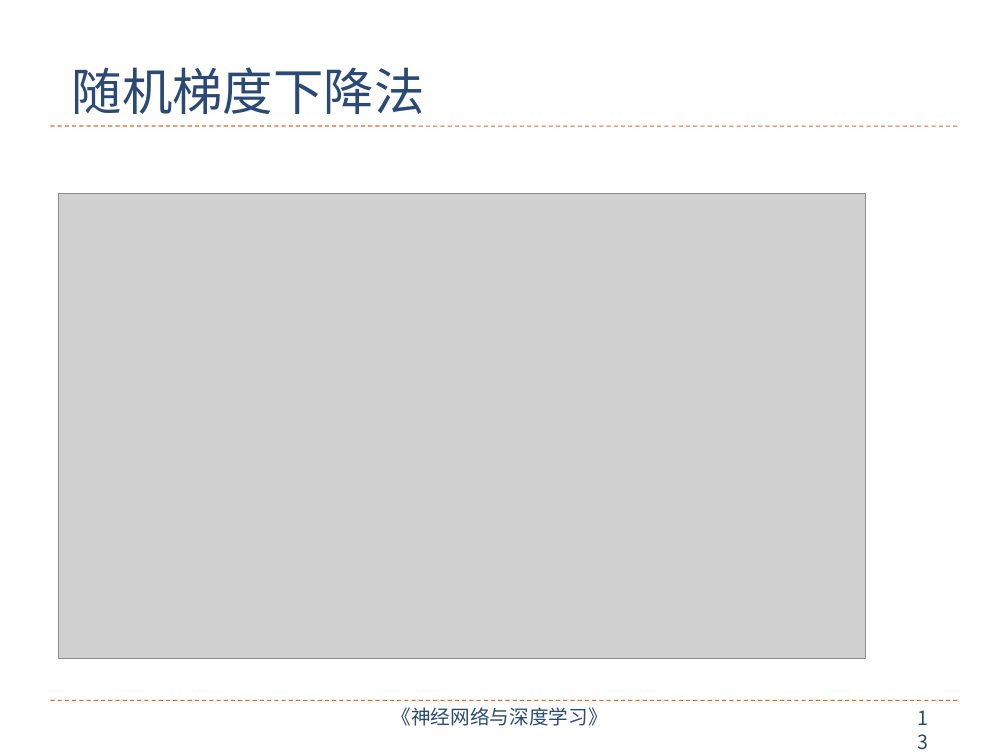
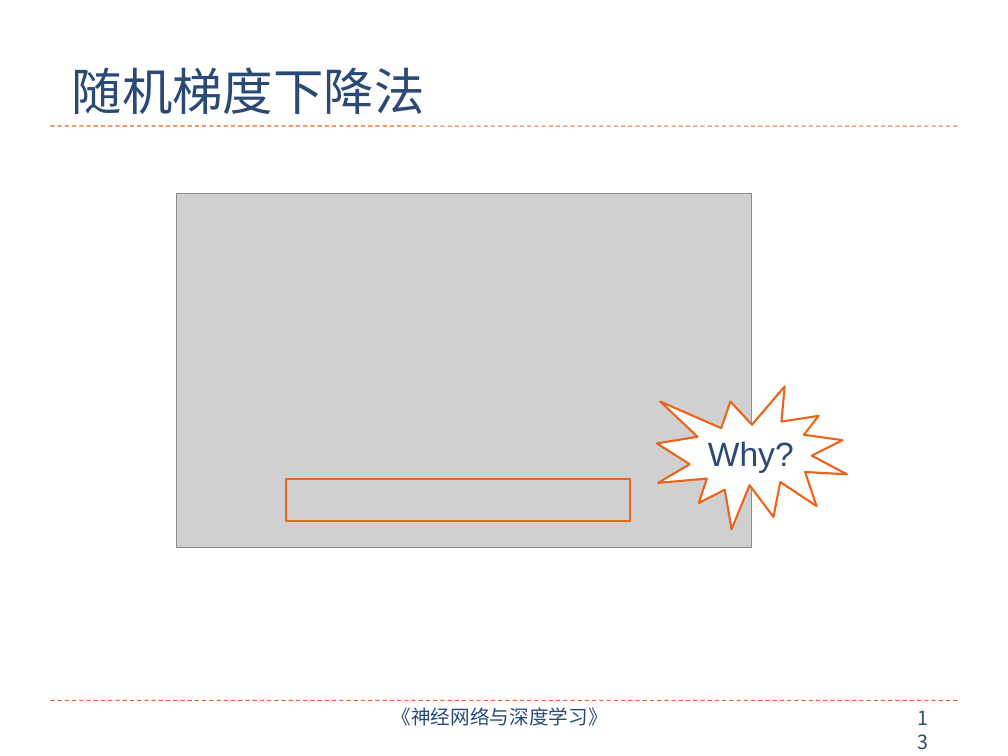
Before and after one commit to nndl/nndl.github.io, a slide deck: slide 13 of ppt/chap-机器学习概述.pptx. Drawn at 1008x756 pixels with LibreOffice and Linux fonts; fonts in the diff are those of the drawing; grey boxes stand for pictures. Boxes give left, top, right and bottom in pixels: in the first picture for what was removed or moved away, otherwise in the second. Text is boxed around its words. In the diff, an @@ line names an element or a change of style, - is before the commit and + after.

```diff
--- a/ppt/chap-机器学习概述.pptx
+++ b/ppt/chap-机器学习概述.pptx
@@ picture resized from (x1=58, y1=194, x2=865, y2=659) to (x1=176, y1=194, x2=752, y2=547) @@
@@ irregular seal added at (x1=657, y1=386, x2=847, y2=529), fill #FFFFFF, outline #EB641B 1.5 pt, 24 pt, text #2A4A75 @@
+Why?
@@ rectangle added at (x1=285, y1=479, x2=630, y2=521), outline #EB641B 1.5 pt @@
```
Also in this commit, not shown: 4 other slides changed, 10 slides added, 1 slide removed.
